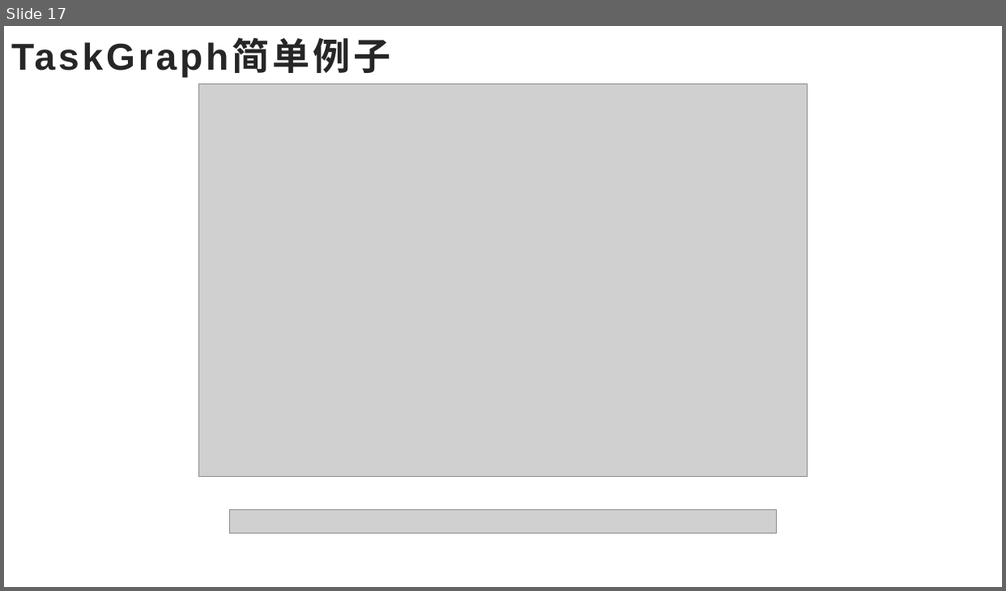
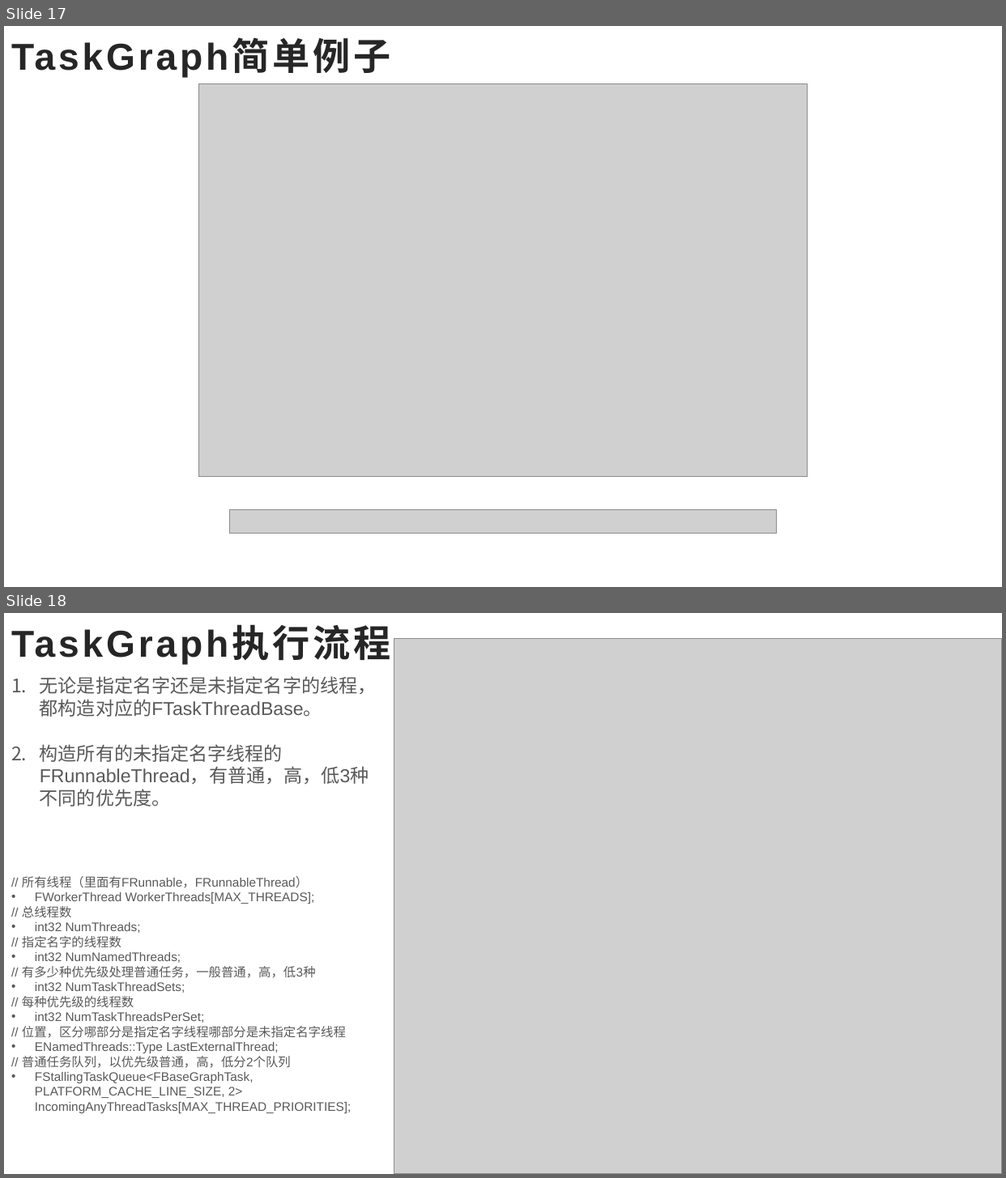
Before and after one commit to ZLam/LearnUE4, a slide deck: MultiThread/PPT/UE4_多线程.pptx. Shown one above the other, each under a label of ours: slide 17 before the commit, slides 17 and 18 after it. The pictures are 1006x591 and 1006x1178 pixels, drawn with LibreOffice and Linux fonts; fonts in the diff are those of the drawing; grey boxes stand for pictures. Boxes give left, top, right and bottom in pixels: in the first picture for what was removed or moved away, otherwise in the second. Text is boxed around its words. In the diff, an @@ line names an element or a change of style, - is before the commit and + after.

```diff
--- a/MultiThread/PPT/UE4_多线程.pptx
+++ b/MultiThread/PPT/UE4_多线程.pptx
@@ slide 18 added at (x1=4, y1=613, x2=1002, y2=1174), background #FFFFFF @@
@@ title added at (x1=11, y1=627, x2=391, y2=664), 36 pt, text #262626, bold @@
+TaskGraph执行流程
@@ picture added at (x1=394, y1=638, x2=1002, y2=1174) @@
@@ text added at (x1=40, y1=676, x2=377, y2=807), 18 pt, text #595959 @@
+1. 无论是指定名字还是未指定名字的线程，都构造对应的FTaskThreadBase。
+2. 构造所有的未指定名字线程的FRunnableThread，有普通，高，低3种不同的优先度。
@@ text added at (x1=22, y1=876, x2=351, y2=1114), 12 pt, text #595959 @@
+// 所有线程（里面有FRunnable，FRunnableThread）
+• FWorkerThread WorkerThreads[MAX_THREADS];
+// 总线程数
+• int32 NumThreads;
+// 指定名字的线程数
+• int32 NumNamedThreads;
+// 有多少种优先级处理普通任务，一般普通，高，低3种
+• int32 NumTaskThreadSets;
+// 每种优先级的线程数
+• int32 NumTaskThreadsPerSet;
+// 位置，区分哪部分是指定名字线程哪部分是未指定名字线程
+• ENamedThreads::Type LastExternalThread;
+// 普通任务队列，以优先级普通，高，低分2个队列
+• FStallingTaskQueue<FBaseGraphTask, PLATFORM_CACHE_LINE_SIZE, 2> IncomingAnyThreadTasks[MAX_THREAD_PRIORITIES];
```
Also in this commit, not shown: 3 other slides added, 1 slide removed.
